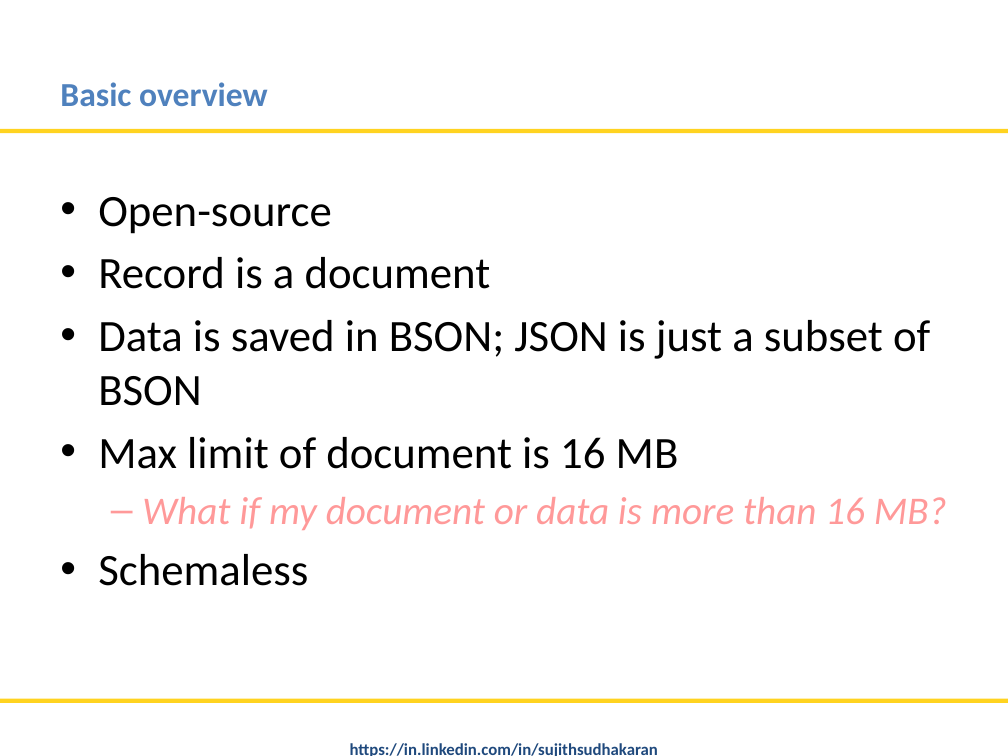
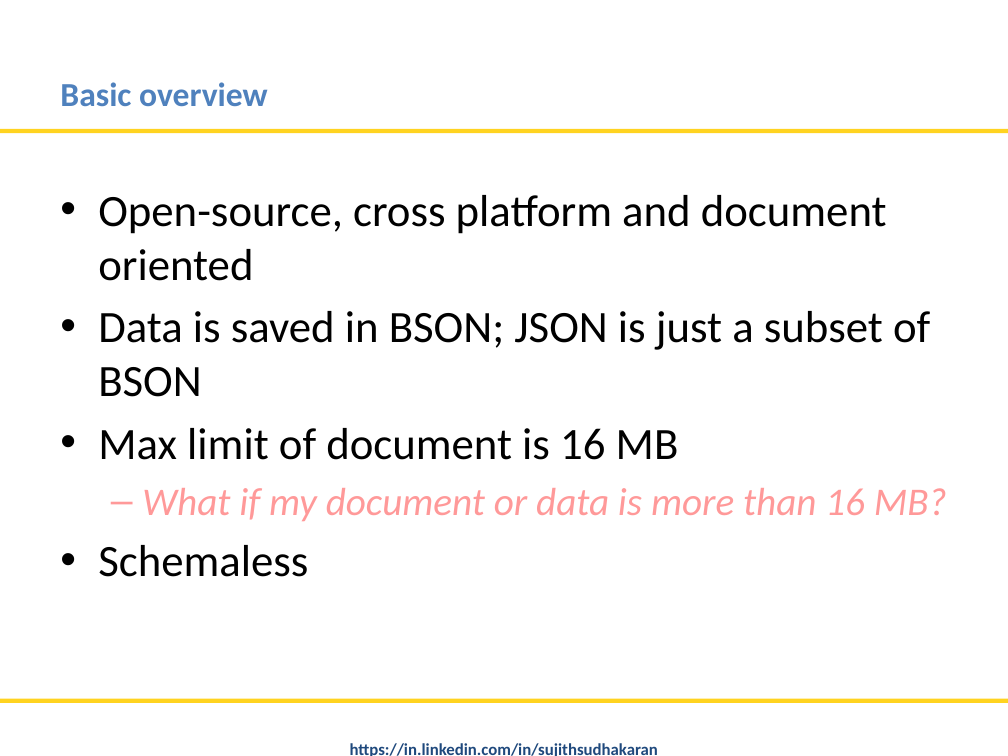
Before and after one commit to nitinmlvya/mongodb-tips-and-advfeatures, a slide deck: slide 4 of MongoDB Tips and Advance Features.pptx. Drawn at 1008x756 pixels with LibreOffice and Linux fonts; fonts in the diff are those of the drawing; background and template pictures are left out. Boxes give left, top, right and bottom in pixels: in the first picture for what was removed or moved away, otherwise in the second. Text is boxed around its words. In the diff, an @@ line names an element or a change of style, - is before the commit and + after.

```diff
--- a/MongoDB Tips and Advance Features.pptx
+++ b/MongoDB Tips and Advance Features.pptx
@@ text at (98, 195, 887, 281): text changed @@
-• Open-source
-• Record is a document
+• Open-source, cross platform and document oriented
```
Also in this commit, not shown: 11 other slides changed, 1 other file.
